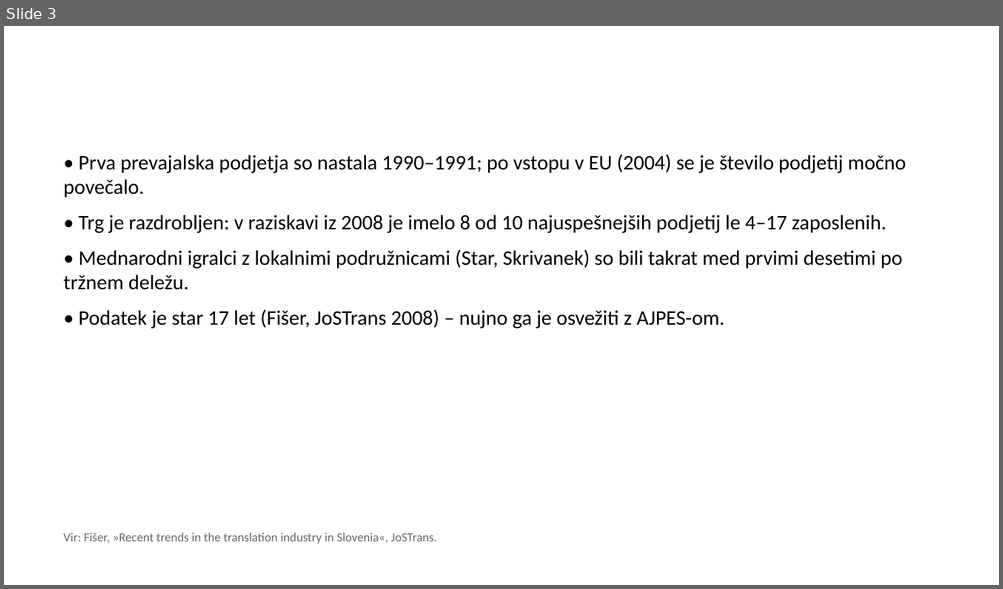
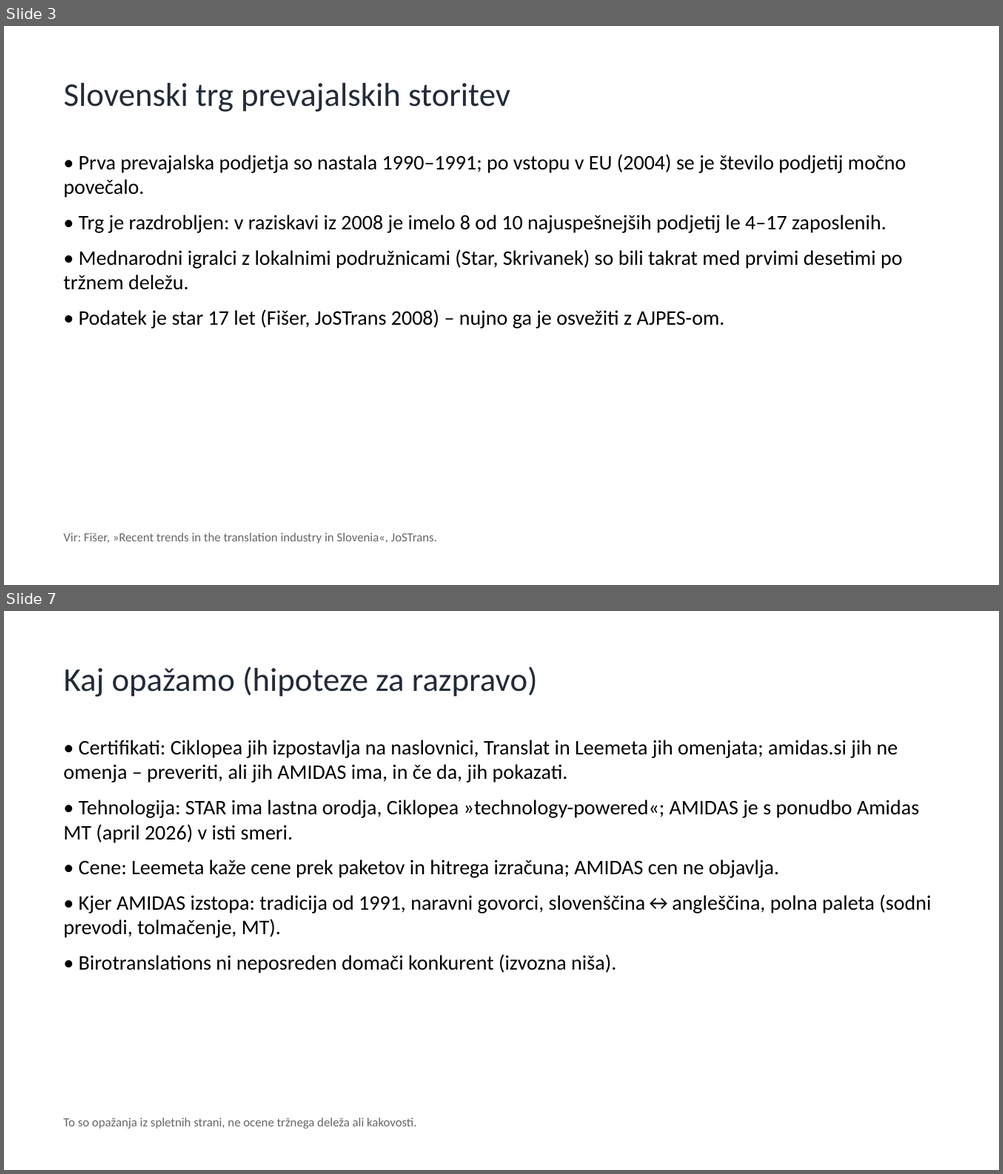
Before and after one commit to matjazambroz/github, a slide deck: analiza/analiza_konkurence_SI.pptx. Shown one above the other, each under a label of ours: slide 3 before the commit, slides 3 and 7 after it; the slides between them are not shown. The pictures are 1003x589 and 1003x1174 pixels, drawn with LibreOffice and Linux fonts; fonts in the diff are those of the drawing. Boxes give left, top, right and bottom in pixels: in the first picture for what was removed or moved away, otherwise in the second. Text is boxed around its words. In the diff, an @@ line names an element or a change of style, - is before the commit and + after.

```diff
--- a/analiza/analiza_konkurence_SI.pptx
+++ b/analiza/analiza_konkurence_SI.pptx
@@ slide 7 added at [4,611,999,1170], background #FFFFFF @@
@@ title added at [64,667,538,697], 32 pt, text #222B3A @@
+Kaj opažamo (hipoteze za razpravo)
@@ text added at [63,740,930,974], 20 pt, text #000000 @@
+• Certifikati: Ciklopea jih izpostavlja na naslovnici, Translat in Leemeta jih omenjata; amidas.si jih ne omenja – preveriti, ali jih AMIDAS ima, in če da, jih pokazati.
+• Tehnologija: STAR ima lastna orodja, Ciklopea »technology-powered«; AMIDAS je s ponudbo Amidas MT (april 2026) v isti smeri.
+• Cene: Leemeta kaže cene prek paketov in hitrega izračuna; AMIDAS cen ne objavlja.
+• Kjer AMIDAS izstopa: tradicija od 1991, naravni govorci, slovenščina↔angleščina, polna paleta (sodni prevodi, tolmačenje, MT).
+• Birotranslations ni neposreden domači konkurent (izvozna niša).
@@ text added at [63,1118,416,1129], 12 pt, text #666666 @@
+To so opažanja iz spletnih strani, ne ocene tržnega deleža ali kakovosti.
@@ slide 3 changed as well @@
@@ title added at [64,83,510,112], 32 pt, text #222B3A @@
+Slovenski trg prevajalskih storitev
```
Also in this commit, not shown: 7 other slides changed, 1 other slide added, 1 slide removed, 1 other file.
